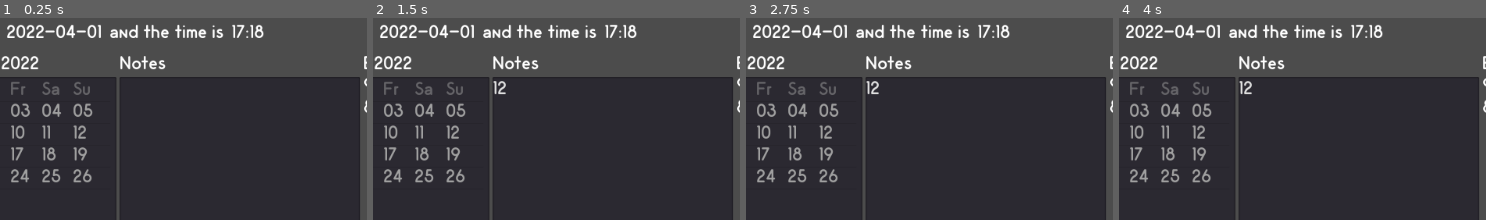
Above: before the commit, frames 1-4 (left to right).
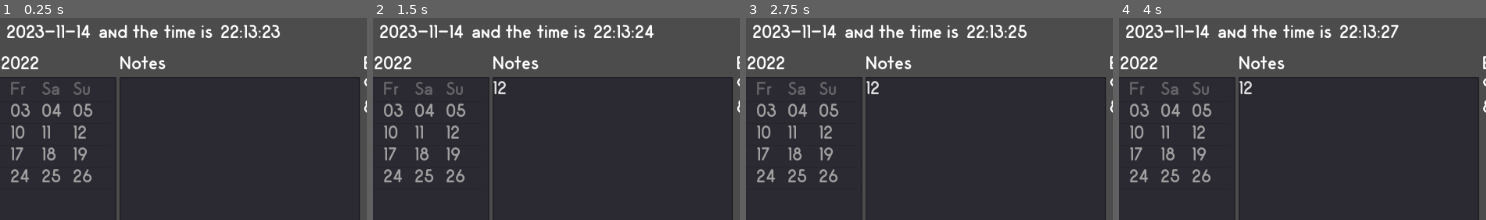
Above: after the commit, the same moments.

Repository: k4gi/planner
Game: Godot game, scene res://Frontpage.tscn
Same seed, same stepped clock (60 frames per second), same inputs: the game is played once before the commit and once after it.
Inputs (mouse positions are % of the whole screen's width and height, from its top left):
- Up to frame 1 (0.25 s): no input
- Up to frame 2 (1.5 s): click (50, 52) at 0.52 s; type "12" at 0.6 s; click "new reminder" at 1.25 s
- Up to frame 3 (2.75 s): click "new reminder" at 2 s
- Up to frame 4 (4 s): click "new event" at 2.75 s; click "new event" at 3.5 s
The pictures show only the part of the screen within x 17-67%, y 0-50%; the shares and areas given below are measured in that part.

The runs differ from the first frame. In frame 1, 2.4% of the frame differs, in the area x 9-77%, y 3-10%; in frame 2, 2.4%; in frame 3, 2.4%; in frame 4, 2.4%.

Commit message:
real time display yay

Diff:
--- a/Frontpage.gd
+++ b/Frontpage.gd
@@ -9,6 +9,8 @@
 onready var ChangeStar = $Margin/VBox/HBoxHeader/ChangeStar
 onready var NoteEditor = $Margin/VBox/HBoxBody/VBoxCentre/NoteEditor
 onready var VBoxReminders = $Margin/VBox/HBoxBody/VBoxLeft/Scroll/VBoxReminders
+onready var DateDisplay = $Margin/VBox/HBoxHeader/DateDisplay
+onready var TimeDisplay = $Margin/VBox/HBoxHeader/TimeDisplay
 
 
 var selected_year = 2022
@@ -104,6 +106,16 @@
 			return 31
 
 
+func _process(_delta):
+	show_current_time()
+
+
+func show_current_time():
+	var time = OS.get_datetime()
+
+	DateDisplay.set_text("%04d-%02d-%02d" % [time["year"], time["month"], time["day"]])
+	TimeDisplay.set_text("%02d:%02d:%02d" % [time["hour"], time["minute"], time["second"]])
+
 func set_file_changed():
 	has_file_changed = true
 	ChangeStar.set_visible(true)
--- a/Frontpage.tscn
+++ b/Frontpage.tscn
@@ -34,7 +34,7 @@
 margin_bottom = 24.0
 text = "Today's Date is "
 
-[node name="Label2" type="Label" parent="Margin/VBox/HBoxHeader"]
+[node name="DateDisplay" type="Label" parent="Margin/VBox/HBoxHeader"]
 margin_left = 159.0
 margin_right = 281.0
 margin_bottom = 24.0
@@ -46,7 +46,7 @@
 margin_bottom = 24.0
 text = " and the time is "
 
-[node name="Label4" type="Label" parent="Margin/VBox/HBoxHeader"]
+[node name="TimeDisplay" type="Label" parent="Margin/VBox/HBoxHeader"]
 margin_left = 447.0
 margin_right = 489.0
 margin_bottom = 24.0
